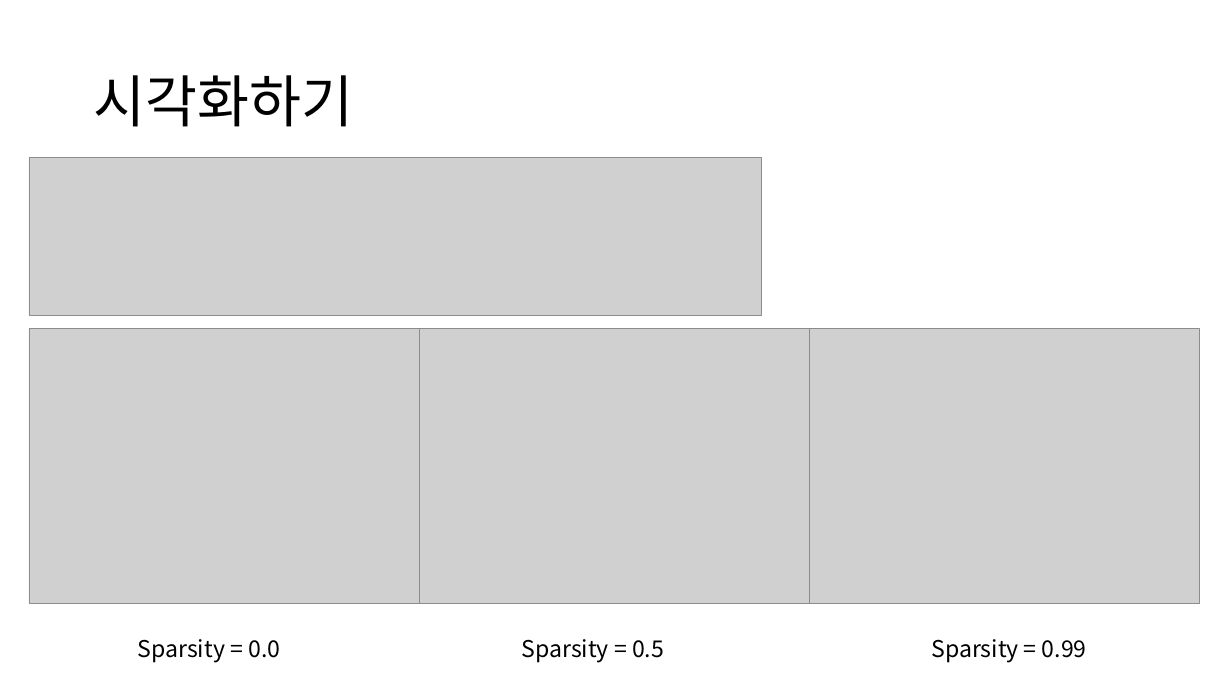
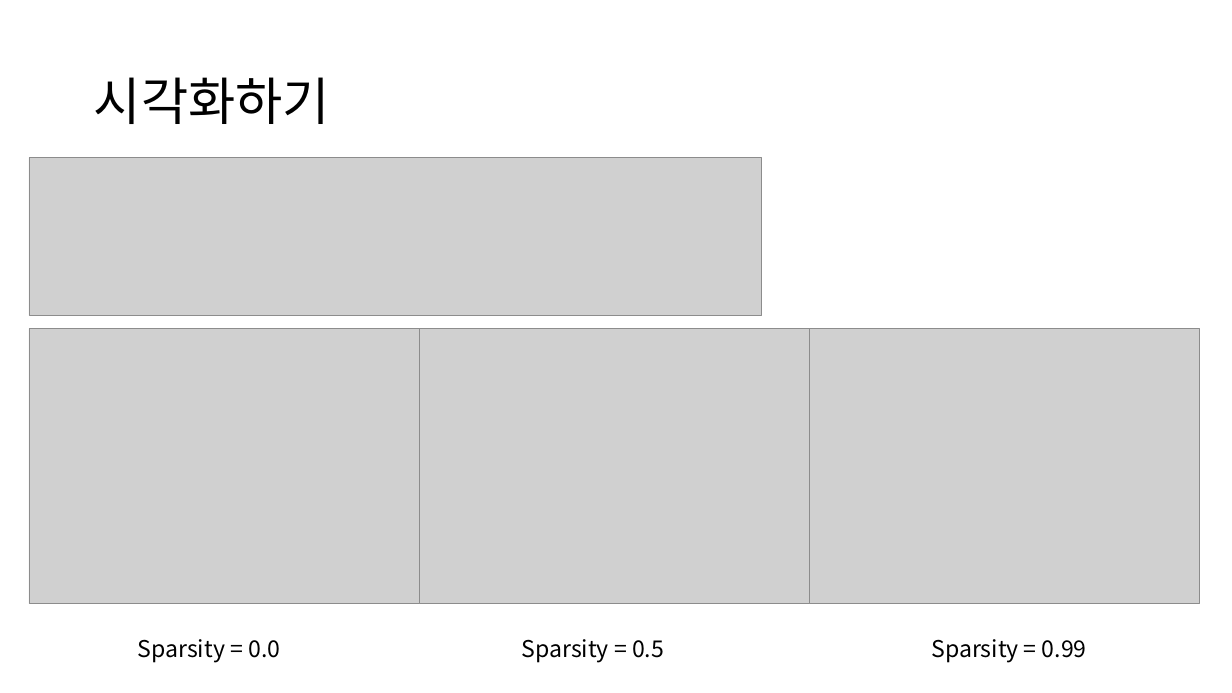
Before and after one commit to h19920918/samsung_ds_summer_pruning, a slide deck: slide 26 of samsung_ds_pruning.pptx (slide 25 before the commit). Drawn at 1232x693 pixels with LibreOffice and Linux fonts; fonts in the diff are those of the drawing; grey boxes stand for pictures. Boxes give left, top, right and bottom in pixels: in the first picture for what was removed or moved away, otherwise in the second. Text is boxed around its words. In the diff, an @@ line names an element or a change of style, - is before the commit and + after.

```diff
--- a/samsung_ds_pruning.pptx
+++ b/samsung_ds_pruning.pptx
@@ title "시각화하기" at [94, 77, 330, 124]: size 44 to 40 pt @@
```
Also in this commit, not shown: 12 other slides changed, 1 slide added, 1 other file.
